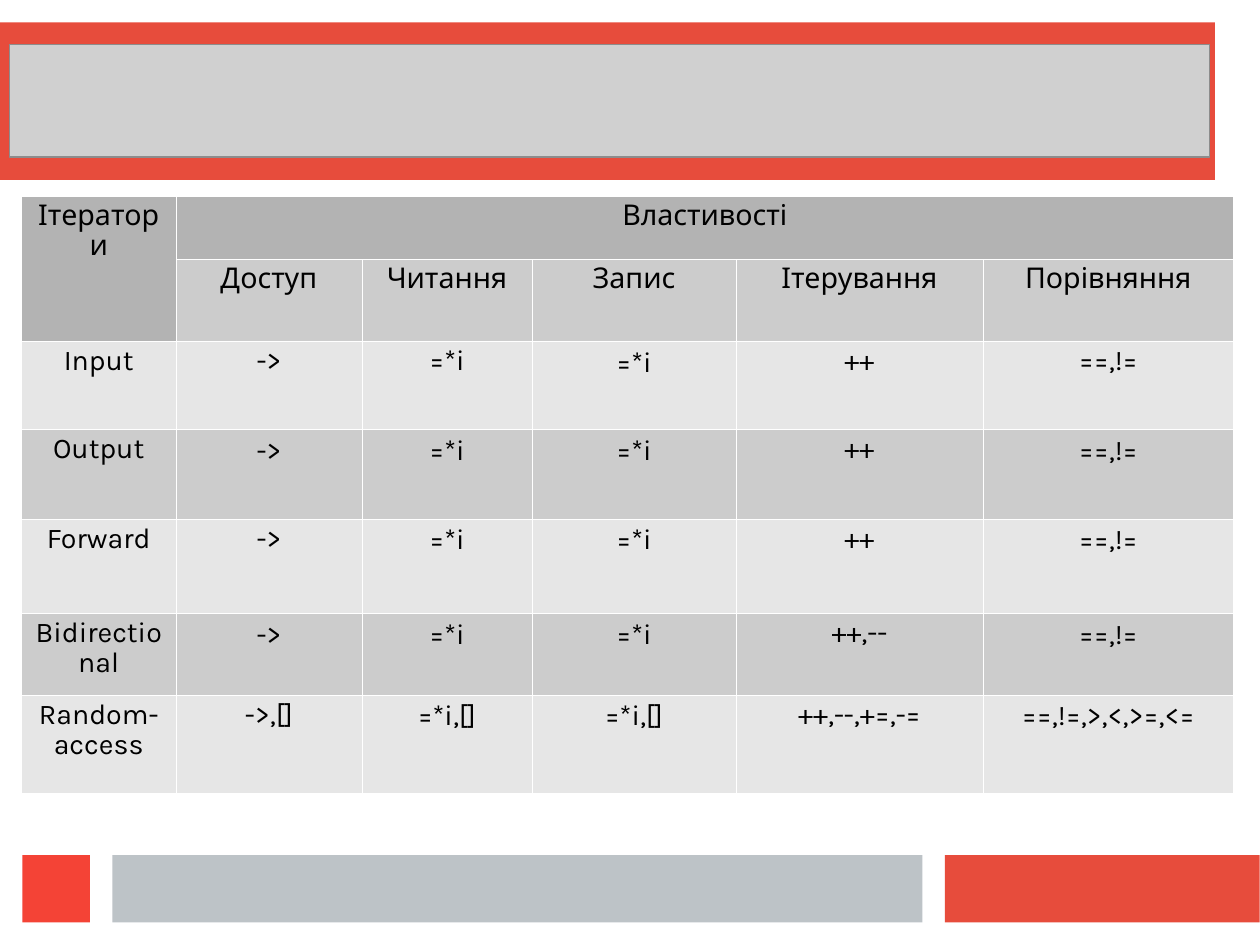
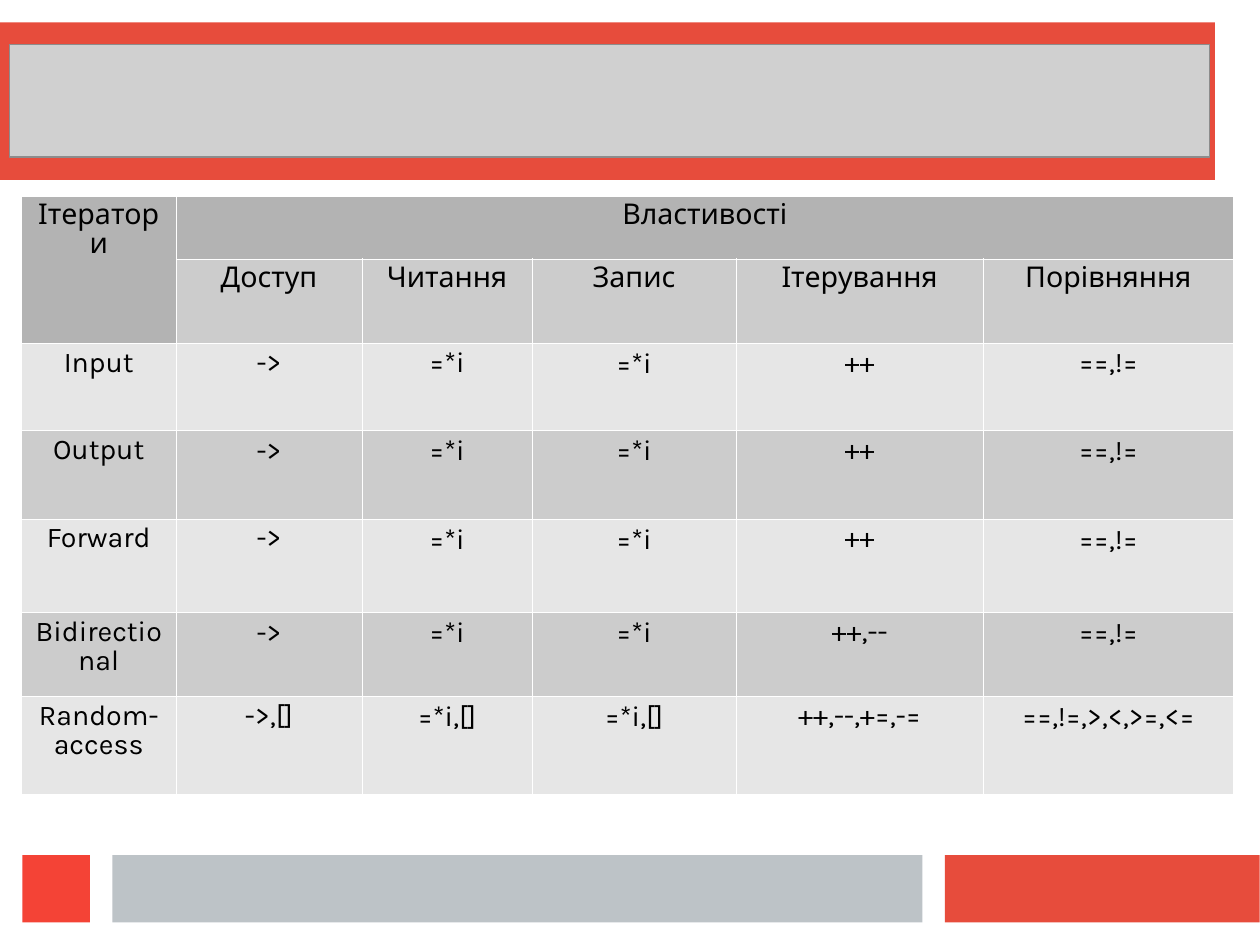
Before and after one commit to mecchmatProjects/CppCourse, a slide deck: slide 4 of Lect12_2/CppUkrTutor12_2.ppt. Drawn at 1260x945 pixels with LibreOffice and Linux fonts; fonts in the diff are those of the drawing; grey boxes stand for pictures. Boxes give left, top, right and bottom in pixels: in the first picture for what was removed or moved away, otherwise in the second. Text is boxed around its words. In the diff, an @@ line names an element or a change of style, - is before the commit and + after.

```diff
--- a/Lect12_2/CppUkrTutor12_2.ppt
+++ b/Lect12_2/CppUkrTutor12_2.ppt
@@ table at (x1=22, y1=196, x2=1235, y2=794) @@
@@ line spacing 0.89 to 0.87 @@
@@ line spacing 0.94 to 0.92 @@
```
Also in this commit, not shown: 4 other slides changed, 36 other files.
